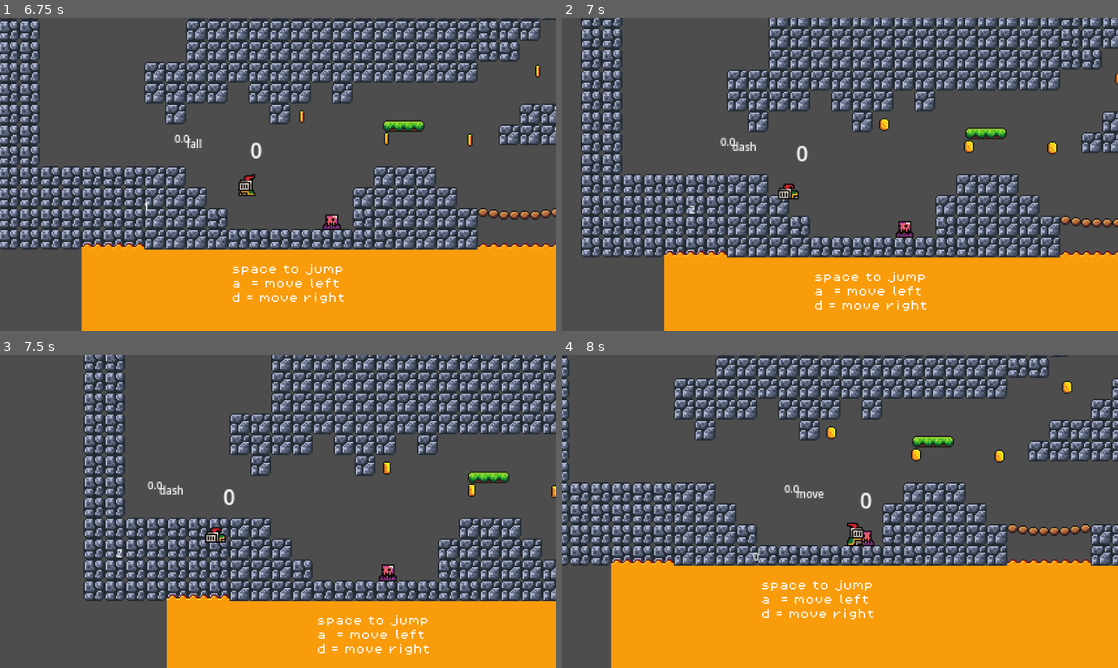
Above: before the commit, frames 1-4 (two rows, left to right).
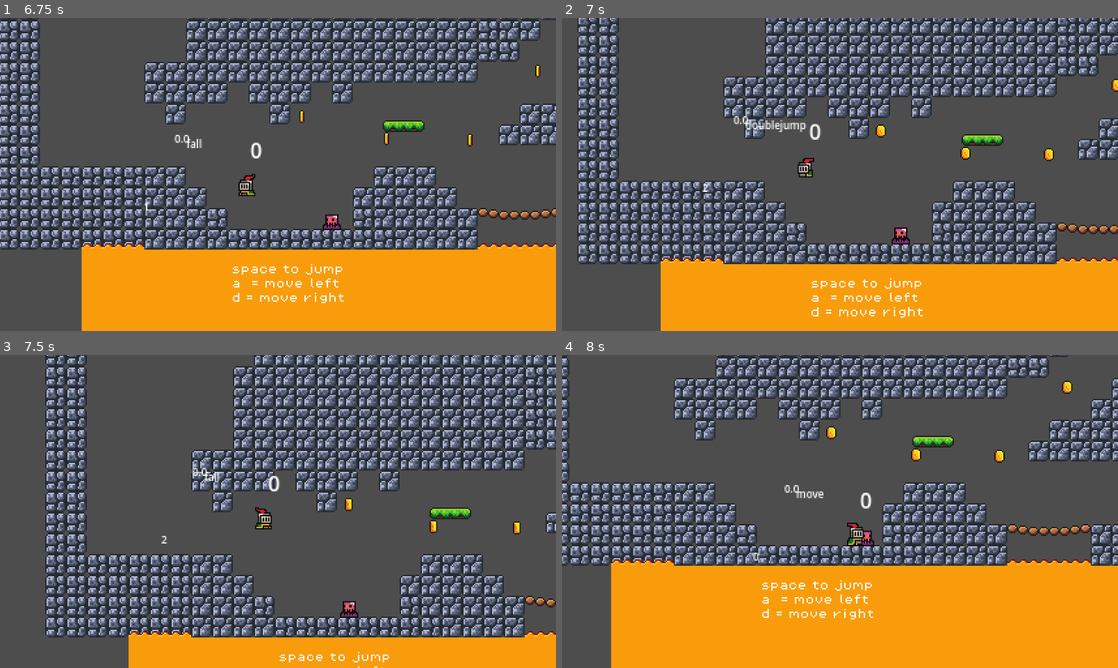
Above: after the commit, the same moments.

Repository: BIGO0o/Gold-1
Game: Godot game, scene res://Scenes/game.tscn
Two runs of this game, one before a commit and one after it. Both use one fixed random seed, a clock stepped at 60 frames per second and the inputs below.
Inputs:
- Up to frame 1 (6.75 s): hold Caps Lock (dash) 0.53-1.28 s; hold D (move_right) 0.53-2.03 s; tap Space (jump) at 0.77, 1.52, 3.02, 3.77, 4.52, 6.02 s; tap Caps Lock (dash) at 1.35, 2.3, 2.85, 4.55, 5.85 s; hold A (move_left) 2.03-2.78 s; hold Shift (run) 2.03-2.78 s; hold D (move_right) 2.78-4.28 s; hold Caps Lock (dash) 3.53-4.28 s; hold A (move_left) 4.28-5.03 s; tap Shift (run) at 4.35 s; hold D (move_right) 5.03-5.78 s; hold Caps Lock (dash) 5.03-5.78 s; hold A (move_left) from 5.78 s (still down); hold Shift (run) from 6.53 s (still down)
- Up to frame 2 (7 s): keep holding A (move_left); keep holding Shift (run); tap Space (jump) at 6.77 s; tap Caps Lock (dash) at 6.8 s
- Up to frame 3 (7.5 s): release A (move_left) at 7.28 s; release Shift (run) at 7.28 s; hold D (move_right) from 7.28 s (still down); tap Caps Lock (dash) at 7.35 s
- Up to frame 4 (8 s): keep holding D (move_right); tap Space (jump) at 7.52 s

Frame 1 is identical in both runs. In frame 2, 35% of the frame differs, in the area x 2-100%, y 0-100%; in frame 3, 51%, in the area x 8-100%, y 0-100%; in frame 4, nothing differs.

Commit message:
add exports to player

Diff:
--- a/player/Player.tscn
+++ b/player/Player.tscn
@@ -16,6 +16,10 @@
 [ext_resource type="Script" uid="uid://8a1dxrdrja65" path="res://player/labelState/label_is_on_wall.gd" id="12_58dup"]
 [ext_resource type="Script" uid="uid://g83e6molc6sl" path="res://player/coins_counter.gd" id="12_f232e"]
 
+[sub_resource type="Curve" id="Curve_aniqv"]
+_data = [Vector2(0, 1), 0.0, 0.325, 0, 0, Vector2(0.747, 0.868), -1.044, -1.044, 0, 0, Vector2(1, 0.11), -6.264, 0.0, 0, 0]
+point_count = 3
+
 [sub_resource type="AtlasTexture" id="AtlasTexture_od8dm"]
 atlas = ExtResource("1_ppc3s")
 region = Rect2(96, 224, 32, 32)
@@ -326,13 +330,10 @@
 radius = 5.0
 height = 12.0
 
-[sub_resource type="Curve" id="Curve_aniqv"]
-_data = [Vector2(0, 1), 0.0, 0.325, 0, 0, Vector2(0.747, 0.868), -1.044, -1.044, 0, 0, Vector2(1, 0.11), -6.264, 0.0, 0, 0]
-point_count = 3
-
 [node name="player" type="CharacterBody2D" node_paths=PackedStringArray("dash_cooldown_timer", "coyoteTimer")]
 collision_layer = 3
 script = ExtResource("1_fb3bs")
+dash_curve = SubResource("Curve_aniqv")
 dash_cooldown_timer = NodePath("TIMERS/DashCooldownTimer")
 coyoteTimer = NodePath("TIMERS/CoyoteTimer")
 
@@ -404,10 +405,6 @@
 fall_state = NodePath("../fall")
 idle_state = NodePath("../idle")
 move_state = NodePath("../move")
-cooldown_dash = 1
-dash_max_distance = 90.0
-dash_speed = 250.0
-dash_curve = SubResource("Curve_aniqv")
 animation_name = "dash"
 
 [node name="pogo" type="Node" parent="state_machine" node_paths=PackedStringArray("fall_state", "idle_state", "move_state", "dash_state")]
--- a/player/States/dash.gd
+++ b/player/States/dash.gd
@@ -7,17 +7,8 @@
 var idle_state: State
 @export
 var move_state: State
-##@export
-##var dash_cooldown_timer: Timer
 
-@export
-var cooldown_dash : int = 0
-@export
-var dash_max_distance = 300.0
-@export
-var dash_speed: float = 20
-@export
-var dash_curve : Curve
+
 
 var is_dashing = false
 var dash_start_position = 0
@@ -29,7 +20,7 @@
 
 func enter() -> void:
 	super()
-	parent.dash_cooldown_timer.start(cooldown_dash)
+	parent.dash_cooldown_timer.start(parent.cooldown_dash)
 	dash_start_position = parent.position.x
 	is_dashing = true
 
@@ -50,14 +41,14 @@
 	else:
 		PlayerStats.onWall = 0
 	var current_distance = abs(parent.position.x - dash_start_position)
-	if current_distance >= dash_max_distance or parent.is_on_wall():
+	if current_distance >= parent.dash_max_distance or parent.is_on_wall():
 		parent.velocity.y += gravity * delta
 		if parent.velocity.y > 0: ## if veloctity y is negative
 			print("fall state")
 			return fall_state ## enter falling state
 
 	else:
-		parent.velocity.x = PlayerStats.face_direction() * dash_speed * dash_curve.sample(current_distance / dash_max_distance)
+		parent.velocity.x = PlayerStats.face_direction() * parent.dash_speed * parent.dash_curve.sample(current_distance / parent.dash_max_distance)
 		parent.velocity.y = 0
 	parent.move_and_slide()
 
--- a/player/player.gd
+++ b/player/player.gd
@@ -18,9 +18,17 @@
 ##RUN SETTINGS
 
 ##DOUBLEJUMP SETTINGS
-
+@export
+var doubleJump: bool
 ##DASH SETTINGS
-
+@export
+var dash_speed: float = 250
+@export
+var dash_max_distance: float = 90
+@export
+var dash_curve: Curve
+@export
+var cooldown_dash : int = 2
 ##POGO SETTINGS
 @export
 var  pogo_jump_force: float = 500
